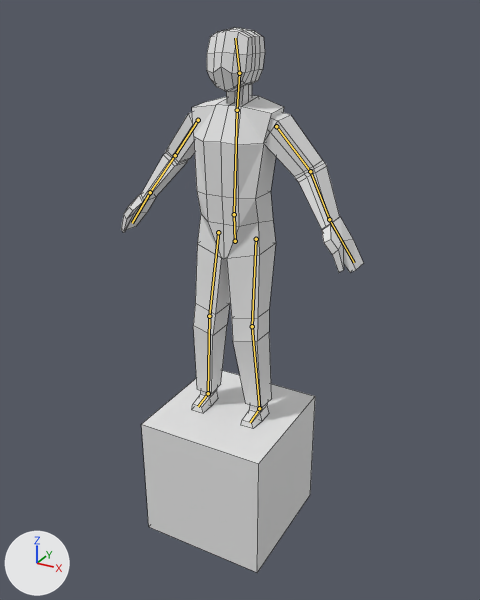
The Blender file assets/models/Zed.blend as it was, and as the next commit left it.
Before and after are seen from a 50 mm lens placed at (4.4, -7.72, 3.0), pointed at (0.12, 0.05, -0.89). The lights are fixed; the arrows at lower left show +X, +Y and +Z. The bones that bend it are drawn over the model as lines. Mesh edges are drawn as thin lines.
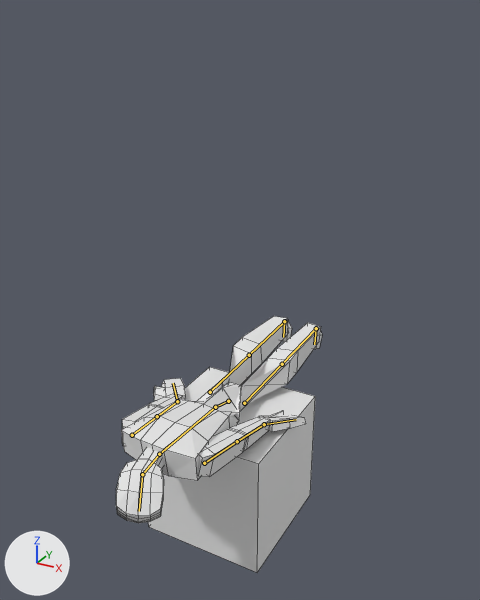
The newer file adds an action. The first version stands in its rest pose; the second is drawn at frame 65 of the action 'Idle.001'.

Location of each change, [x1, y1, x2, y2] in pixels of the pictures (480 x 600 px):
```json
{"object": "Cube", "change": "posed", "before": [121, 27, 364, 429], "after": [116, 316, 322, 523], "on screen": "15% narrower, 48% shorter"}
{"bone": "Hips", "before": "(235, 241) to (234, 214)", "after": "(228, 401) to (215, 407)"}
{"bone": "Torso", "before": "(234, 214) to (237, 110)", "after": "(215, 407) to (159, 454)"}
{"bone": "Neck", "before": "(237, 110) to (239, 73)", "after": "(159, 454) to (142, 474)"}
{"bone": "Head", "before": "(239, 73) to (235, 38)", "after": "(142, 474) to (139, 511)"}
{"bone": "Hand_R", "before": "(150, 192) to (132, 223)", "after": "(177, 401) to (173, 383)"}
```

The change, as JSON lines over the scene's bpy script:
```json
{"block": "bone_hips", "where": "bone_hips = bpy.data.objects['Armature'].pose.bones['Hips']"}
{"op": "set", "path": "bone_hips.location", "old": "(0.0, 0.0, 0.0)", "new": "(0.0, -2.52, 0.33)"}
{"op": "set", "path": "bone_hips.rotation_quaternion", "old": "(1.0, 0.0, 0.0, 0.0)", "new": "(0.804, 0.594, -0.009, 0.001)", "note": "degrees (0, 0, 0) -> degrees (73, -1, -1)"}
{"block": "bone_torso", "where": "bone_torso = bpy.data.objects['Armature'].pose.bones['Torso']  # child of 'Hips'"}
{"op": "set", "path": "bone_torso.rotation_quaternion", "old": "(1.0, 0.0, 0.0, 0.0)", "new": "(0.988, 0.156, -0.004, -0.002)", "note": "degrees (0, 0, 0) -> degrees (18, 0, 0)"}
{"block": "bone_neck", "where": "bone_neck = bpy.data.objects['Armature'].pose.bones['Neck']  # child of 'Torso'"}
{"op": "set", "path": "bone_neck.rotation_quaternion", "old": "(1.0, 0.0, 0.0, 0.0)", "new": "(0.996, 0.061, -0.009, -0.07)", "note": "degrees (0, 0, 0) -> degrees (7, -1, -8)"}
{"block": "bone_head", "where": "bone_head = bpy.data.objects['Armature'].pose.bones['Head']  # child of 'Neck'"}
{"op": "set", "path": "bone_head.rotation_quaternion", "old": "(1.0, 0.0, 0.0, 0.0)", "new": "(0.95, 0.228, -0.152, -0.15)", "note": "degrees (0, 0, 0) -> degrees (29, -13, -21)"}
{"block": "bone_ankleik_l", "where": "bone_ankleik_l = bpy.data.objects['Armature'].pose.bones['AnkleIK_L']"}
{"op": "set", "path": "bone_ankleik_l.location", "old": "(0.0, 0.0, 0.0)", "new": "(-0.08, 6.57, 0.43)"}
{"op": "set", "path": "bone_ankleik_l.rotation_quaternion", "old": "(1.0, 0.0, 0.0, 0.0)", "new": "(0.82, 0.573, 0.0, 0.0)", "note": "degrees (0, 0, 0) -> degrees (70, 0, 0)"}
{"block": "bone_wristik_l", "where": "bone_wristik_l = bpy.data.objects['Armature'].pose.bones['WristIK_L']"}
{"op": "set", "path": "bone_wristik_l.location", "old": "(0.0, 0.0, 0.0)", "new": "(0.29, -2.52, -1.97)"}
{"op": "set", "path": "bone_wristik_l.rotation_quaternion", "old": "(1.0, 0.0, 0.0, 0.0)", "new": "(0.424, -0.386, 0.302, -0.762)", "note": "degrees (0, 0, 0) -> degrees (-57, -19, -111)"}
{"block": "bone_ankleik_r", "where": "bone_ankleik_r = bpy.data.objects['Armature'].pose.bones['AnkleIK_R']"}
{"op": "set", "path": "bone_ankleik_r.location", "old": "(0.0, 0.0, 0.0)", "new": "(0.16, 14.01, 0.63)"}
{"op": "set", "path": "bone_ankleik_r.rotation_quaternion", "old": "(1.0, 0.0, 0.0, 0.0)", "new": "(0.82, 0.573, 0.0, 0.0)", "note": "degrees (0, 0, 0) -> degrees (70, 0, 0)"}
{"block": "bone_wristik_r", "where": "bone_wristik_r = bpy.data.objects['Armature'].pose.bones['WristIK_R']"}
{"op": "set", "path": "bone_wristik_r.location", "old": "(0.0, 0.0, 0.0)", "new": "(-0.15, -2.54, -2.1)"}
{"op": "set", "path": "bone_wristik_r.rotation_quaternion", "old": "(1.0, 0.0, 0.0, 0.0)", "new": "(0.637, 0.372, -0.626, -0.253)", "note": "degrees (0, 0, 0) -> degrees (94, -37, -84)"}
{"block": "bone_hand_r", "where": "bone_hand_r = bpy.data.objects['Armature'].pose.bones['Hand_R']  # child of 'WristIK_R'"}
{"op": "set", "path": "bone_hand_r.rotation_quaternion", "old": "(1.0, 0.0, 0.0, 0.0)", "new": "(0.952, -0.075, 0.01, 0.296)", "note": "degrees (0, 0, 0) -> degrees (-8, 4, 34)"}
```
